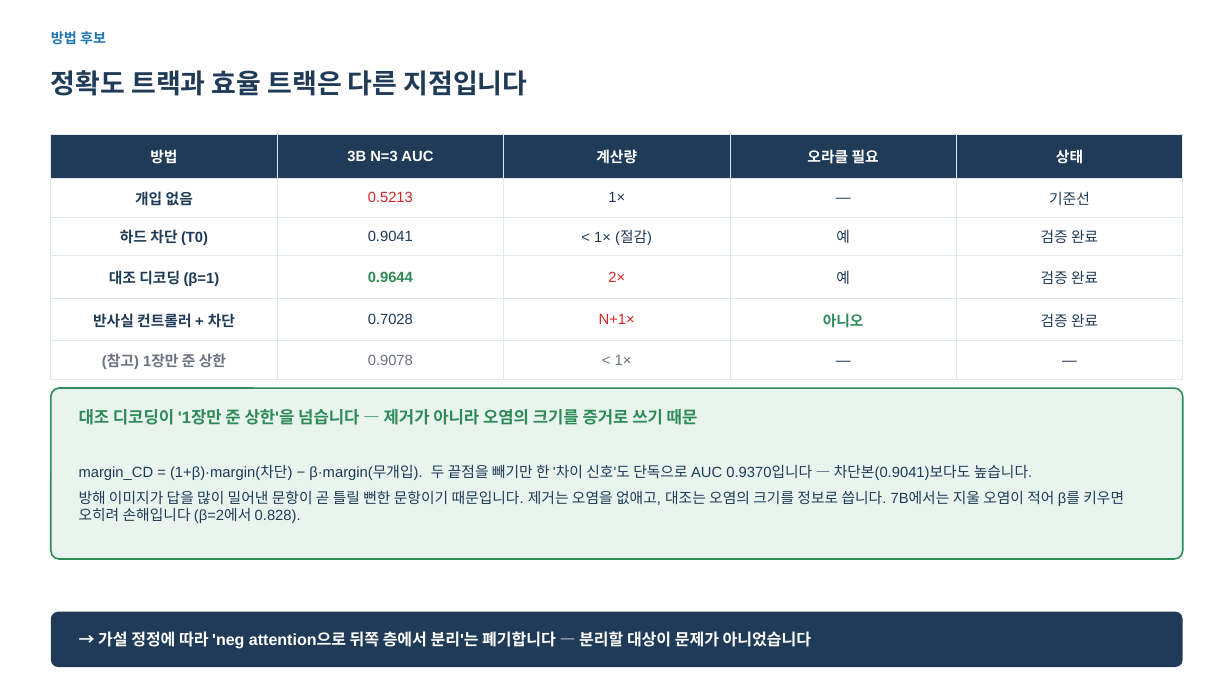
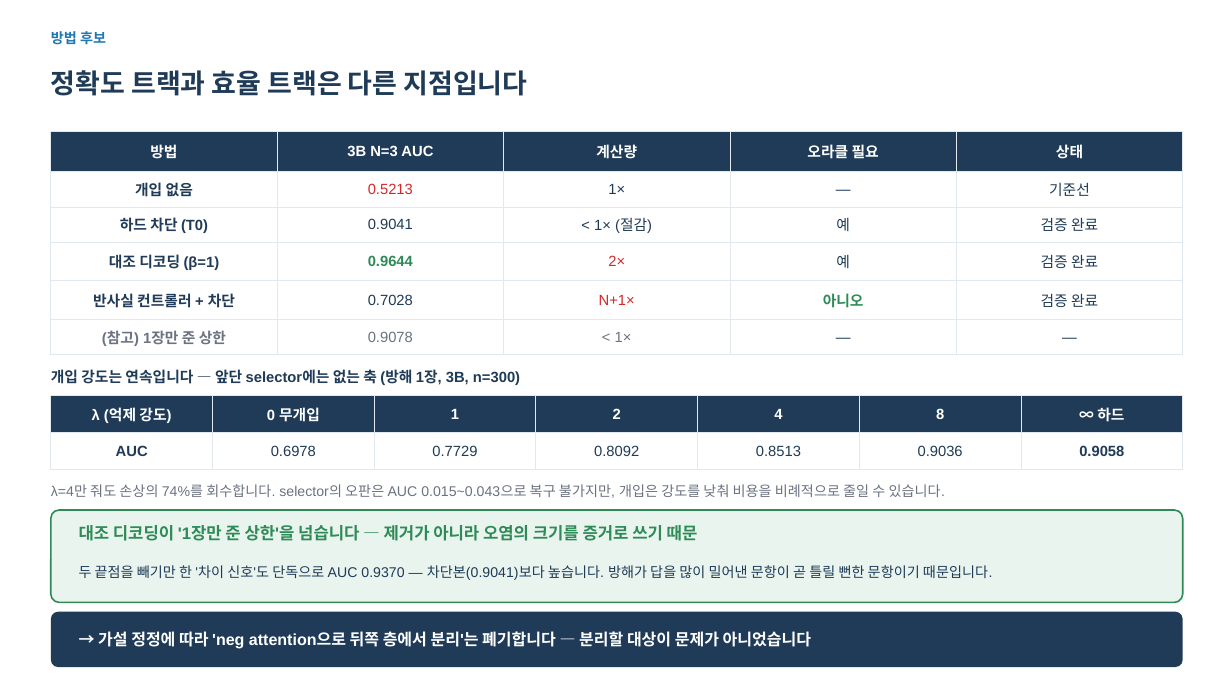
Before and after one commit to hsmai/Source-Depth, a slide deck: slide 8 of meeting/SourceDepth_meeting_v5.pptx. Drawn at 1232x693 pixels with LibreOffice and Linux fonts; fonts in the diff are those of the drawing. Boxes give left, top, right and bottom in pixels: in the first picture for what was removed or moved away, otherwise in the second. Text is boxed around its words. In the diff, an @@ line names an element or a change of style, - is before the commit and + after.

```diff
--- a/meeting/SourceDepth_meeting_v5.pptx
+++ b/meeting/SourceDepth_meeting_v5.pptx
@@ table resized from (x1=51, y1=134, x2=1183, y2=373) to (x1=51, y1=131, x2=1183, y2=350) @@
@@ text added at (x1=51, y1=369, x2=520, y2=386), 11.5 pt, text #1F3B57, bold @@
+개입 강도는 연속입니다 — 앞단 selector에는 없는 축 (방해 1장, 3B, n=300)
@@ table added at (x1=51, y1=396, x2=1183, y2=488), 2 rows, 7 columns @@
+λ (억제 강도) | 0 무개입 | 1 | 2 | 4 | 8 | ∞ 하드
+AUC | 0.6978 | 0.7729 | 0.8092 | 0.8513 | 0.9036 | 0.9058
@@ text added at (x1=51, y1=484, x2=945, y2=498), 11 pt, text #6B7280 @@
+λ=4만 줘도 손상의 74%를 회수합니다. selector의 오판은 AUC 0.015~0.043으로 복구 불가지만, 개입은 강도를 낮춰 비용을 비례적으로 줄일 수 있습니다.
@@ rounded rectangle resized from (x1=51, y1=388, x2=1183, y2=559) to (x1=51, y1=510, x2=1183, y2=603) @@
@@ rounded rectangle at (x1=51, y1=510, x2=1183, y2=603): proportions changed @@
@@ text "대조 디코딩이 '1장만 준 상한'을 ..." moved from (x1=79, y1=409, x2=698, y2=425) to (x1=79, y1=525, x2=698, y2=541) @@
@@ text at (x1=79, y1=565, x2=992, y2=580): text changed; size 11.5 to 11 pt @@
-margin_CD = (1+β)·margin(차단) − β·margin(무개입). 두 끝점을 빼기만 한 '차이 신호'도 단독으로 AUC 0.9370입니다 — 차단본(0.9041)보다도 높습니다.
-방해 이미지가 답을 많이 밀어낸 문항이 곧 틀릴 뻔한 문항이기 때문입니다. 제거는 오염을 없애고, 대조는 오염의 크기를 정보로 씁니다. 7B에서는 지울 오염이 적어 β를 키우면 오히려 손해입니다 (β=2에서 0.828).
+두 끝점을 빼기만 한 '차이 신호'도 단독으로 AUC 0.9370 — 차단본(0.9041)보다 높습니다. 방해가 답을 많이 밀어낸 문항이 곧 틀릴 뻔한 문항이기 때문입니다.
```
Also in this commit, not shown: 1 other slide changed, 2 other files.
